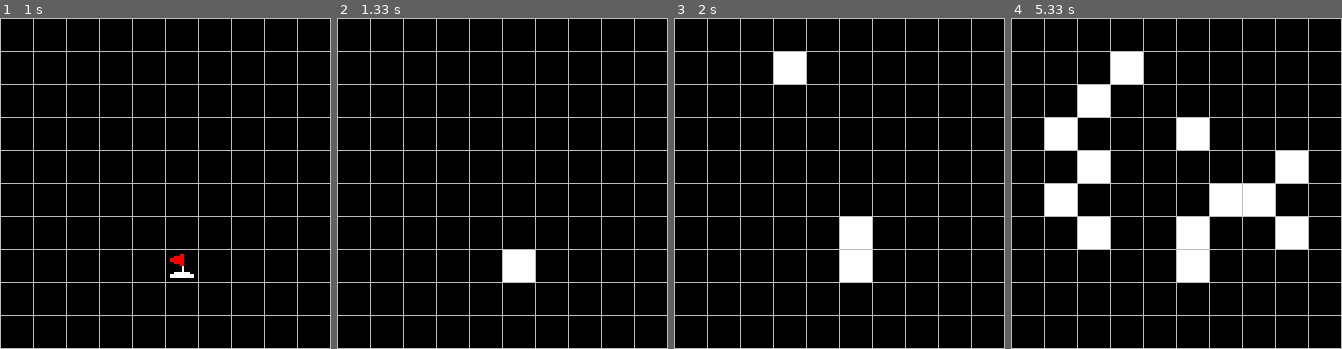
Above: before the commit, frames 1-4 (left to right).
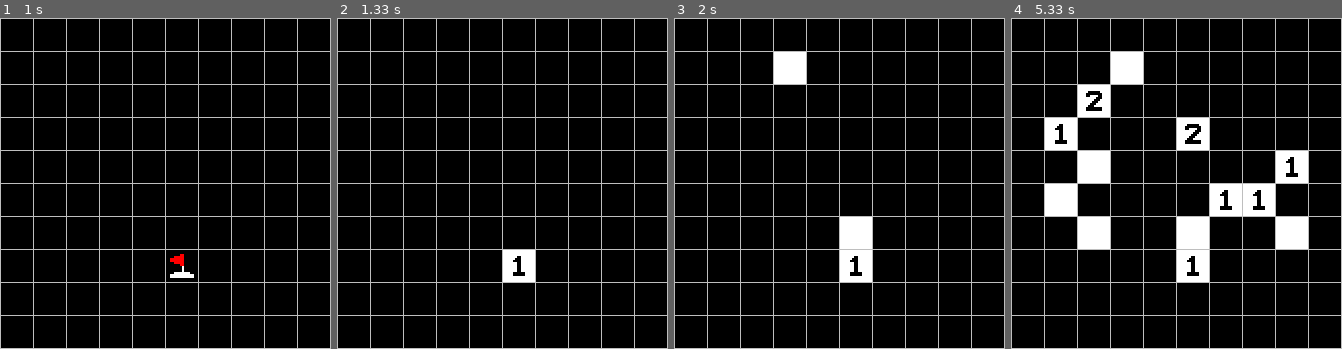
Above: after the commit, the same moments.

Repository: OraneOrveillon/minesweeper
Game: pygame game, started from main.py
Two runs of this game, one before a commit and one after it. Both use one fixed random seed, a clock stepped at 60 frames per second and the inputs below.
Inputs (mouse positions are in pixels of both pictures, inside the frame that each line leads up to):
- Up to frame 1 (1 s): right-click (198, 256) at 0.38 s; tap Enter at 0.67 s
- Up to frame 2 (1.33 s): press the mouse at (535, 256) at 1.03 s; move the mouse to (459, 216) at 1.13 s; release the mouse at (383, 173) at 1.27 s
- Up to frame 3 (2 s): click (842, 216) at 1.38 s; click (786, 74) at 1.72 s
- Up to frame 4 (5.33 s): click (1279, 173) at 2.05 s; click (1292, 246) at 2.38 s; click (1083, 219) at 2.72 s; click (1103, 157) at 3.05 s; click (1073, 203) at 3.38 s; click (1097, 97) at 3.72 s; click (1272, 209) at 4.05 s; click (1199, 130) at 4.38 s; click (1054, 123) at 4.72 s; click (1222, 203) at 5.05 s

Frame 1 is identical in both runs. In frame 2, 0.1% of the frame differs, in the area x 53-57%, y 71-78%; in frame 3, 0.1%; in frame 4, 0.9%, in the area x 13-87%, y 22-78%.

Commit message:
Docstring

Diff:
--- a/cell.py
+++ b/cell.py
@@ -4,22 +4,47 @@
 
 
 class Cell(pygame.sprite.Sprite):
+    """
+    One item of the game grid.
+    """
     def __init__(self, screen, x, y, number=0):
+        """
+        Initializes a sprite cell that is hidden at the start of the game.
+
+        Args:
+            screen (Surface): Top level window.
+            x (int): i position in the matrix of cells.
+            y (int): j position in the matrix of cells.
+            number (int, optional): _description_. Defaults to 0.
+        """
         super().__init__()
         self.screen = screen
-        self.number = 0
+        self.number = number
+        self.returned = False
         self.image = pygame.image.load('assets/hidden.png')
         self.face_up_image = pygame.image.load(f'assets/{str(self.number)}.png')
         self.rect = self.image.get_rect(topleft=(x * (CELL_SIZE + GRID_WIDTH) + GRID_WIDTH, y * (CELL_SIZE + GRID_WIDTH) + GRID_WIDTH))
         self.flag = False
 
     def face_up(self, pressed):
+        """
+        Returns the cell.
+
+        Args:
+            pressed (bool): If the click is active.
+        """
         if pressed:
             self.returned = True
             self.image = self.face_up_image
 
     def set_flag(self, pressed):
-        if pressed:
+        """
+        Toggles the flag is the cells is not returned.
+
+        Args:
+            pressed (bool): If the click is active.
+        """
+        if pressed and not self.returned:
             self.flag = not self.flag
             if self.flag:
                 self.image = pygame.image.load('assets/flag.png')
@@ -28,6 +53,15 @@
 
 
 class MinedCell(Cell):
+    """
+    A cell but with a mine on it.
+    """
     def __init__(self, screen, x, y):
+        """
+        Initializes a cell but with a different image.
+
+        Args:
+            See Cell class.
+        """
         super().__init__(screen, x, y)
         self.face_up_image = pygame.image.load('assets/mine.png')
--- a/constants.py
+++ b/constants.py
@@ -1,10 +1,17 @@
+
+# *** NUMBERS *** #
 NUMBER_OF_SIDE_CELLS = 10
 NUMBER_OF_MINES = 10
 
+# *** SIZES *** #
 CELL_SIZE = 32
 GRID_WIDTH = 1
 # Total length of cells + total length of grid
 SCREEN_SIZE = CELL_SIZE * NUMBER_OF_SIDE_CELLS + \
     (NUMBER_OF_SIDE_CELLS * GRID_WIDTH + GRID_WIDTH)
 
+# *** COLORS *** #
 GRID_COLOR = 'grey'
+
+# *** PERFORMANCES *** #
+FPS = 60
--- a/game.py
+++ b/game.py
@@ -1,11 +1,24 @@
 import pygame
 import random
-from constants import NUMBER_OF_SIDE_CELLS, NUMBER_OF_MINES, CELL_SIZE, GRID_COLOR, GRID_WIDTH
+from constants import NUMBER_OF_SIDE_CELLS, NUMBER_OF_MINES
+from constants import CELL_SIZE, GRID_WIDTH
+from constants import GRID_COLOR
 from cell import Cell, MinedCell
 
 
 class Game:
+    """
+    The top level of the application, represents the game interface.
+    """
     def __init__(self, screen):
+        """
+        - Defines random mines coordinates.
+        - For each part of the grid, adds a MinedCell if (i, j) in in mines_coords.
+        - If not, draws a normal Cell with a number corresponding to the number of mines around it.
+
+        Args:
+            screen (Surface): Top level window.
+        """
         self.screen = screen
         self.cells = []
         self.mines_coords = []
@@ -28,7 +41,7 @@
                     # Add numbered cells
                     number_of_mines = 0
                     # Cells around the actual cell
-                    range_cells = [(i - 1, j), (i, j - 1), (i - 1, j-1),
+                    range_cells = [(i - 1, j), (i, j - 1), (i - 1, j - 1),
                                    (i + 1, j), (i, j + 1), (i + 1, j + 1), (i - 1, j + 1), (i + 1, j - 1)]
                     for cell_coord in range_cells:
                         if self.mines_coords.__contains__(cell_coord):
@@ -37,6 +50,9 @@
                         Cell(self.screen, i, j, number=number_of_mines))
 
     def draw_grid(self):
+        """
+        Draws the grid between cells with given grid width dynamically.
+        """
         for x in range(NUMBER_OF_SIDE_CELLS):
             for y in range(NUMBER_OF_SIDE_CELLS):
                 rect = pygame.Rect(x * (CELL_SIZE + GRID_WIDTH), y *
@@ -44,6 +60,13 @@
                 pygame.draw.rect(self.screen, GRID_COLOR, rect, GRID_WIDTH)
 
     def check_click(self):
+        """
+        - Checks of clicks by the user.
+        - Checks the cell clicked on.
+        - Left click : returns the cell.
+        - Right click : puts / removes the flag.
+        - Sets pressed to False after methods calls to trigger them only once and sets it to True when the click is released.
+        """
         if pygame.mouse.get_pressed()[0] or pygame.mouse.get_pressed()[2]:
             mouse_pos = pygame.mouse.get_pos()
             for cell in self.cells:
@@ -61,6 +84,9 @@
             self.pressed = True
 
     def run(self) -> None:
+        """
+        Draws the cells, the grid and checks of the clicks.
+        """
         pygame.sprite.Group(self.cells).draw(self.screen)
         self.draw_grid()
         self.check_click()
--- a/main.py
+++ b/main.py
@@ -3,13 +3,18 @@
 import pygame as pygame
 from game import Game
 
-from constants import SCREEN_SIZE
+from constants import SCREEN_SIZE, FPS
 
 if __name__ == '__main__':
+    """
+    - Initializes pygame.
+    - Sets window size and title.
+    - Initializes the clock.
+    - Instantiates the game.
+    - Loops the run method with the given FPS in the clock ticking.
+    """
     pygame.init()
-    screen_width = SCREEN_SIZE
-    screen_height = SCREEN_SIZE
-    screen = pygame.display.set_mode((screen_width, screen_height))
+    screen = pygame.display.set_mode((SCREEN_SIZE, SCREEN_SIZE))
     pygame.display.set_caption('Minesweeper')
     clock = pygame.time.Clock()
 
@@ -17,10 +22,12 @@
 
     while True:
         for event in pygame.event.get():
-            if event.type == pygame.QUIT:
-                pygame.quit()
-                sys.exit()
+            if event.type == pygame.KEYDOWN:
+                if event.key == pygame.K_ESCAPE:
+                    pygame.quit()
+                    sys.exit()
+
         game.run()
 
         pygame.display.flip()
-        clock.tick(60)
+        clock.tick(FPS)
Not shown, added: TODOS
